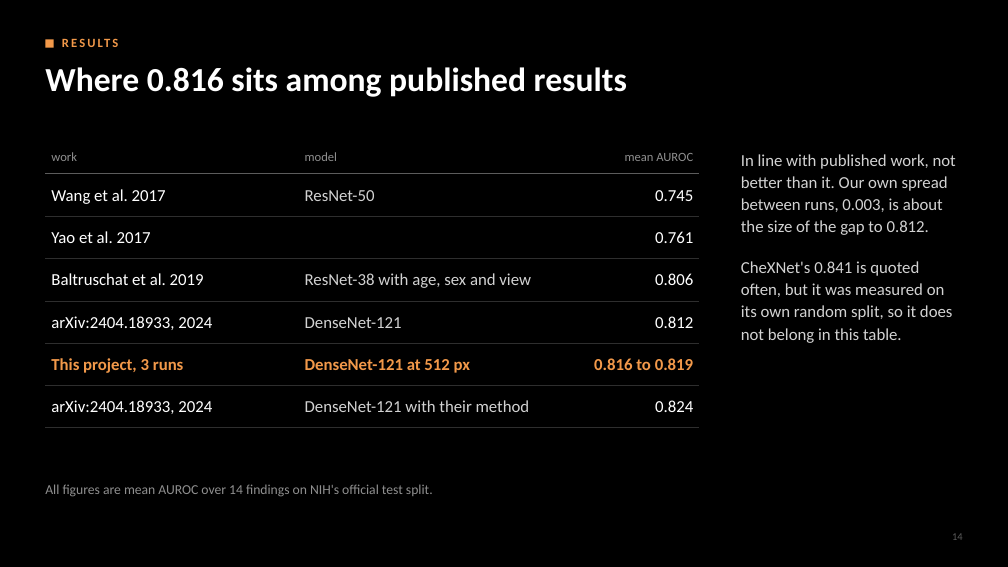
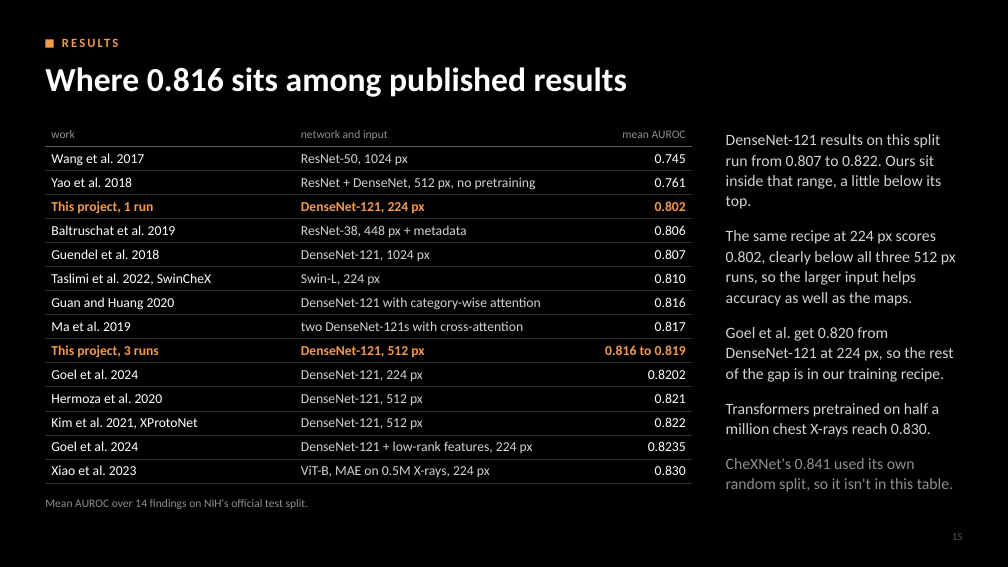
Before and after one commit to NightRaven-0/CNN, a slide deck: slide 15 of presentation/first_review.pptx (slide 14 before the commit). Drawn at 1008x567 pixels with LibreOffice and Linux fonts; fonts in the diff are those of the drawing. Boxes give left, top, right and bottom in pixels: in the first picture for what was removed or moved away, otherwise in the second. Text is boxed around its words. In the diff, an @@ line names an element or a change of style, - is before the commit and + after.

```diff
--- a/presentation/first_review.pptx
+++ b/presentation/first_review.pptx
@@ table at <box>45,121,692,483</box> @@
-row 1: work | model | mean AUROC
-row 2: Wang et al. 2017 | ResNet-50 | 0.745
-row 3: Yao et al. 2017 |  | 0.761
-row 4: Baltruschat et al. 2019 | ResNet-38 with age, sex and view | 0.806
-row 5: arXiv:2404.18933, 2024 | DenseNet-121 | 0.812
-row 6: This project, 3 runs | DenseNet-121 at 512 px | 0.816 to 0.819
-row 7: arXiv:2404.18933, 2024 | DenseNet-121 with their method | 0.824
+row 1: work | network and input | mean AUROC
+row 2: Wang et al. 2017 | ResNet-50, 1024 px | 0.745
+row 3: Yao et al. 2018 | ResNet + DenseNet, 512 px, no pretraining | 0.761
+row 4: This project, 1 run | DenseNet-121, 224 px | 0.802
+row 5: Baltruschat et al. 2019 | ResNet-38, 448 px + metadata | 0.806
+row 6: Guendel et al. 2018 | DenseNet-121, 1024 px | 0.807
+row 7: Taslimi et al. 2022, SwinCheX | Swin-L, 224 px | 0.810
+row 8: Guan and Huang 2020 | DenseNet-121 with category-wise attention | 0.816
+row 9: Ma et al. 2019 | two DenseNet-121s with cross-attention | 0.817
+row 10: This project, 3 runs | DenseNet-121, 512 px | 0.816 to 0.819
+row 11: Goel et al. 2024 | DenseNet-121, 224 px | 0.8202
+row 12: Hermoza et al. 2020 | DenseNet-121, 512 px | 0.821
+row 13: Kim et al. 2021, XProtoNet | DenseNet-121, 512 px | 0.822
+row 14: Goel et al. 2024 | DenseNet-121 + low-rank features, 224 px | 0.8235
+row 15: Xiao et al. 2023 | ViT-B, MAE on 0.5M X-rays, 224 px | 0.830
@@ table: place and size @@
-table at <box>45,140,699,428</box>
+table at <box>45,121,692,483</box>
@@ text at <box>726,134,956,492</box>: text changed; size 16 to 15 pt @@
-In line with published work, not better than it. Our own spread between runs, 0.003, is about the size of the gap to 0.812.
-CheXNet's 0.841 is quoted often, but it was measured on its own random split, so it does not belong in this table.
+DenseNet-121 results on this split run from 0.807 to 0.822. Ours sit inside that range, a little below its top.
+The same recipe at 224 px scores 0.802, clearly below all three 512 px runs, so the larger input helps accuracy as well as the maps.
+Goel et al. get 0.820 from DenseNet-121 at 224 px, so the rest of the gap is in our training recipe.
+Transformers pretrained on half a million chest X-rays reach 0.830.
+CheXNet's 0.841 used its own random split, so it isn't in this table.
@@ text at <box>45,499,309,509</box>: text changed; size 13 to 11 pt @@
-All figures are mean AUROC over 14 findings on NIH's official test split.
+Mean AUROC over 14 findings on NIH's official test split.
@@ text at <box>952,533,963,540</box>: text changed @@
-14
+15
```
Also in this commit, not shown: 15 other slides changed, 4 slides added, 8 other files.
